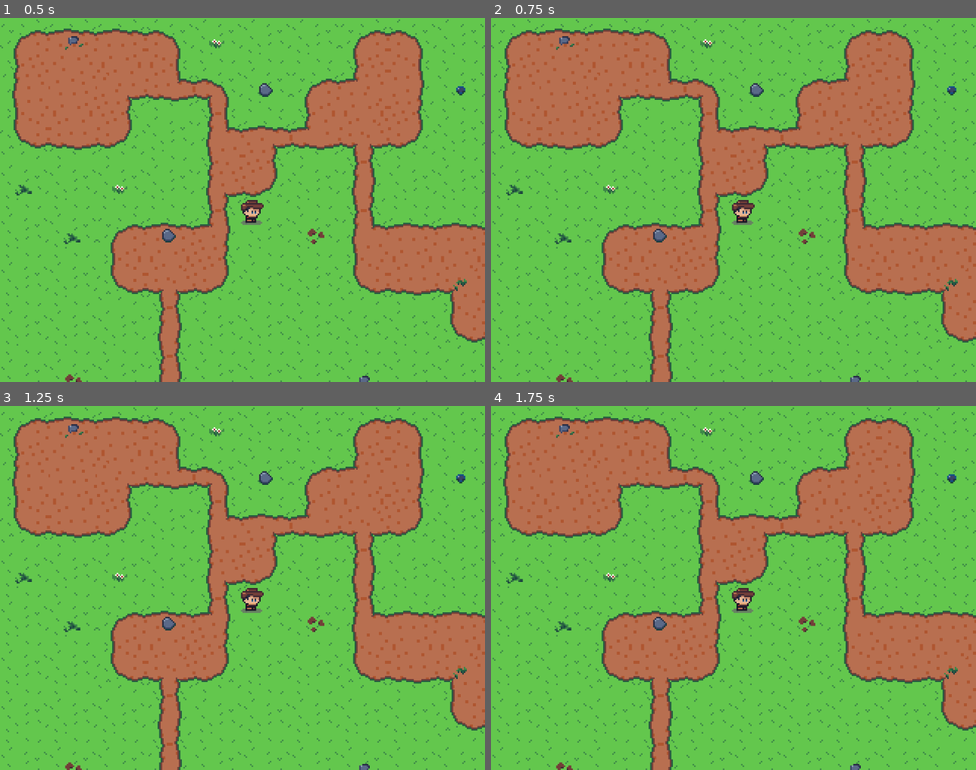
Above: before the commit, frames 1-4 (two rows, left to right).
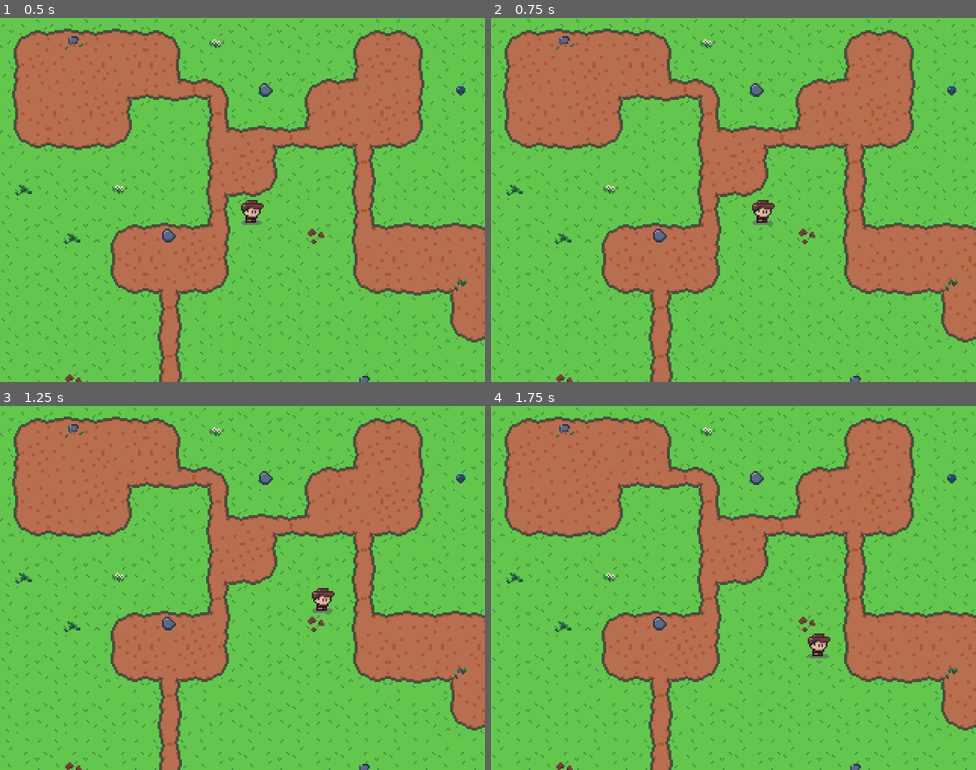
Above: after the commit, the same moments.

Repository: alstonStone/Godot_401
Game: Godot game, scene res://scenes/world/world.tscn
Two runs of this game, one before a commit and one after it. Both use one fixed random seed, a clock stepped at 60 frames per second and the inputs below.
Inputs:
- Up to frame 1 (0.5 s): no input
- Up to frame 2 (0.75 s): tap Enter at 0.5 s; hold D (move_right, bound only after the commit) from 0.53 s (still down)
- Up to frame 3 (1.25 s): keep holding D (move_right, bound only after the commit)
- Up to frame 4 (1.75 s): release D (move_right, bound only after the commit) at 1.28 s; hold S (move_down, bound only after the commit) from 1.28 s (still down)

Frame 1 is identical in both runs. In frame 2, 0.5% of the frame differs, in the area x 49-59%, y 50-57%; in frame 3, 0.5%, in the area x 49-69%, y 50-57%; in frame 4, 0.5%.

Commit message:
EP 1/8 - my movement 20:00

Diff:
--- a/swarmed/project.godot
+++ b/swarmed/project.godot
@@ -25,6 +25,29 @@
 window/stretch/aspect="expand"
 window/stretch/scale_mode="integer"
 
+[input]
+
+move_up={
+"deadzone": 0.2,
+"events": [Object(InputEventKey,"resource_local_to_scene":false,"resource_name":"","device":-1,"window_id":0,"alt_pressed":false,"shift_pressed":false,"ctrl_pressed":false,"meta_pressed":false,"pressed":false,"keycode":0,"physical_keycode":87,"key_label":0,"unicode":119,"location":0,"echo":false,"script":null)
+]
+}
+move_down={
+"deadzone": 0.2,
+"events": [Object(InputEventKey,"resource_local_to_scene":false,"resource_name":"","device":-1,"window_id":0,"alt_pressed":false,"shift_pressed":false,"ctrl_pressed":false,"meta_pressed":false,"pressed":false,"keycode":0,"physical_keycode":83,"key_label":0,"unicode":115,"location":0,"echo":false,"script":null)
+]
+}
+move_left={
+"deadzone": 0.2,
+"events": [Object(InputEventKey,"resource_local_to_scene":false,"resource_name":"","device":-1,"window_id":0,"alt_pressed":false,"shift_pressed":false,"ctrl_pressed":false,"meta_pressed":false,"pressed":false,"keycode":0,"physical_keycode":65,"key_label":0,"unicode":97,"location":0,"echo":false,"script":null)
+]
+}
+move_right={
+"deadzone": 0.2,
+"events": [Object(InputEventKey,"resource_local_to_scene":false,"resource_name":"","device":-1,"window_id":0,"alt_pressed":false,"shift_pressed":false,"ctrl_pressed":false,"meta_pressed":false,"pressed":false,"keycode":0,"physical_keycode":68,"key_label":0,"unicode":100,"location":0,"echo":false,"script":null)
+]
+}
+
 [physics]
 
 3d/physics_engine="Jolt Physics"
--- /dev/null
+++ b/swarmed/scenes/player/player.gd
@@ -0,0 +1,20 @@
+class_name Player
+extends CharacterBody2D
+
+var speed: int = 4000
+
+func _physics_process(delta: float) -> void:
+	var x_dir:= 0
+	var y_dir := 0
+	if Input.is_action_pressed("move_down"):
+		y_dir+=1
+	if Input.is_action_pressed("move_up"):
+		y_dir-=1
+	if Input.is_action_pressed("move_left"):
+		x_dir-=1
+	if Input.is_action_pressed("move_right"):
+		x_dir+=1
+
+	var direction := Vector2(x_dir,y_dir)
+	velocity = (direction * speed) * delta
+	move_and_slide()
--- a/swarmed/scenes/player/player.tscn
+++ b/swarmed/scenes/player/player.tscn
@@ -2,22 +2,26 @@
 
 [ext_resource type="Texture2D" uid="uid://br0qomffj2iru" path="res://assets/textures/characters/player-body.png" id="1_8afob"]
 [ext_resource type="Texture2D" uid="uid://c4bff3qak6sv1" path="res://assets/textures/characters/shadow.png" id="1_dovo2"]
+[ext_resource type="Script" uid="uid://b40mhxxopo25l" path="res://scenes/player/player.gd" id="1_gmlin"]
 
 [sub_resource type="CapsuleShape2D" id="CapsuleShape2D_dovo2"]
 radius = 2.0
 height = 6.0
 
 [node name="Player" type="CharacterBody2D" unique_id=361226972]
+script = ExtResource("1_gmlin")
 
 [node name="ShadowSprite" type="Sprite2D" parent="." unique_id=369833432]
 position = Vector2(-1, 0)
 texture = ExtResource("1_dovo2")
 
 [node name="BodySprite" type="Sprite2D" parent="." unique_id=1872888640]
-position = Vector2(0, -8)
 texture = ExtResource("1_8afob")
+centered = false
+offset = Vector2(-8, -16)
 hframes = 3
 
 [node name="CollisionShape2D" type="CollisionShape2D" parent="." unique_id=1869154060]
+position = Vector2(-1, -2)
 rotation = 1.5707964
 shape = SubResource("CapsuleShape2D_dovo2")
Not shown, added: swarmed/scenes/player/player.gd.uid
